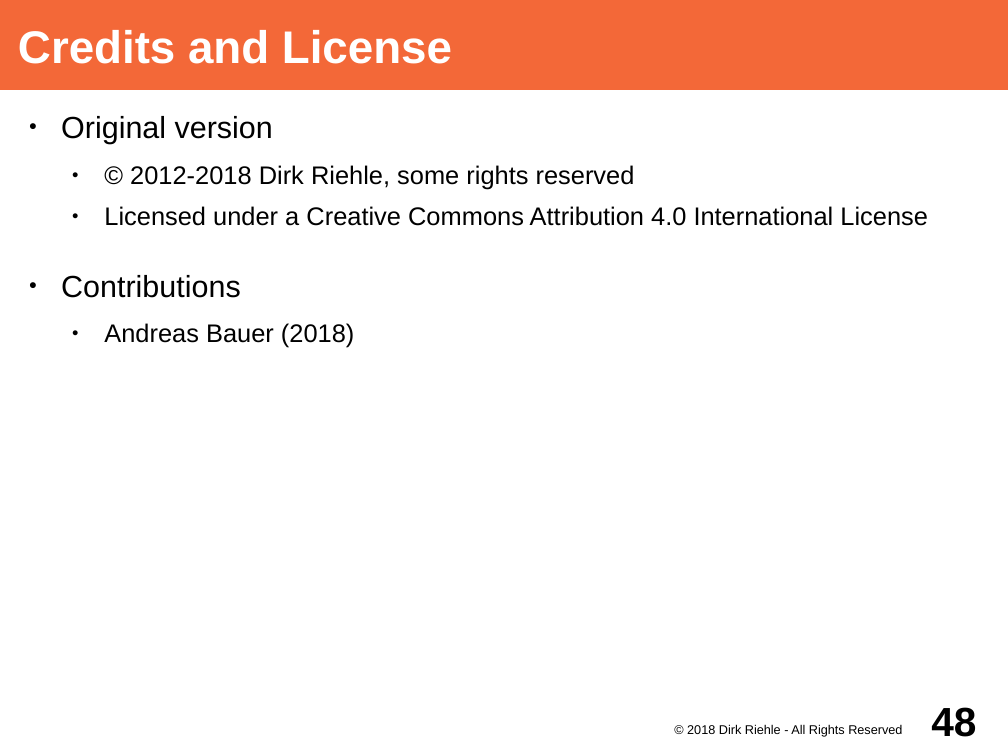
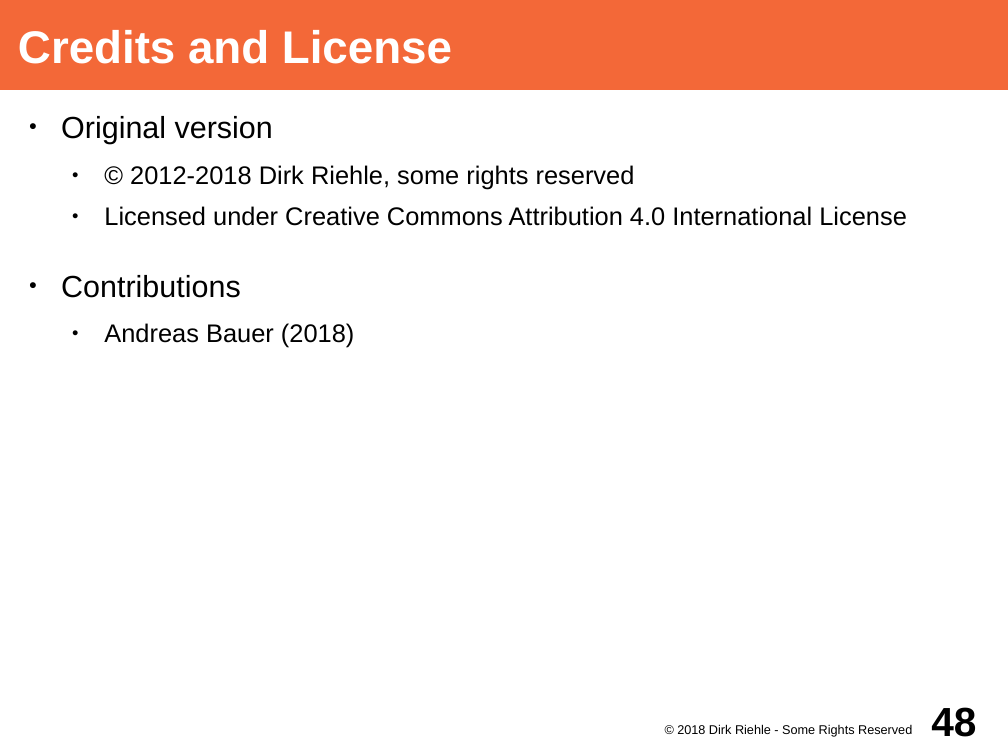
Before and after one commit to dirkriehle/adap-course, a slide deck: slide 48 of Lecture Slides/ADAP A02 - Course Schedule.odp. Drawn at 1008x756 pixels with LibreOffice and Linux fonts; fonts in the diff are those of the drawing. Boxes give left, top, right and bottom in pixels: in the first picture for what was removed or moved away, otherwise in the second. Text is boxed around its words. In the diff, an @@ line names an element or a change of style, - is before the commit and + after.

```diff
--- a/Lecture Slides/ADAP A02 - Course Schedule.odp
+++ b/Lecture Slides/ADAP A02 - Course Schedule.odp
@@ text at (104, 206, 907, 226): text changed @@
-  ● Licensed under a Creative Commons Attribution 4.0 International License
+  ● Licensed under Creative Commons Attribution 4.0 International License
@@ text at (677, 724, 912, 737): text changed @@
-© 2018 Dirk Riehle - All Rights Reserved
+© 2018 Dirk Riehle - Some Rights Reserved
```
Also in this commit, not shown: 46 other slides changed, 37 other files.
